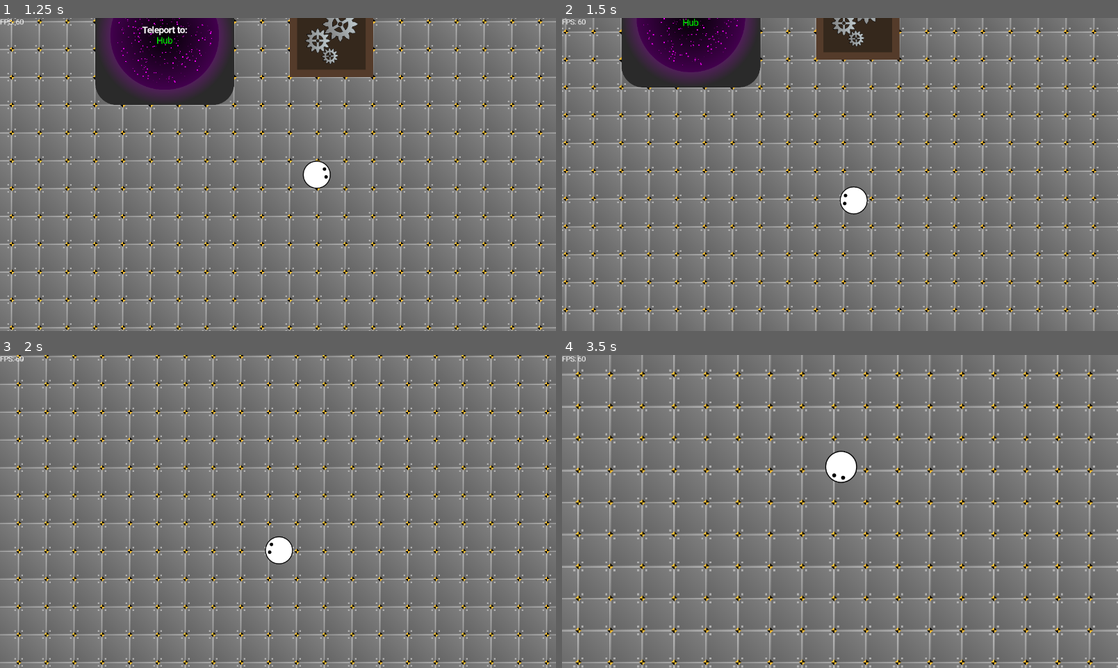
Above: before the commit, frames 1-4 (two rows, left to right).
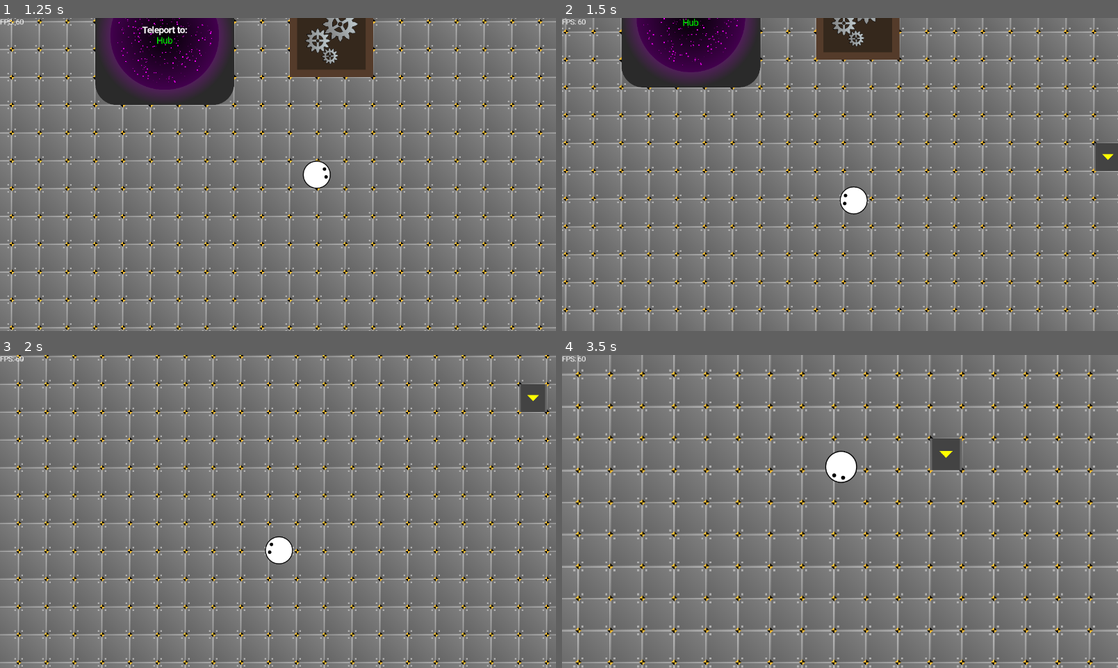
Above: after the commit, the same moments.

Repository: TrueSunGaming/industrial-revolution-2
Game: Godot game, scene res://scenes/main/main.tscn
The game is run twice, just before and just after one commit, with the same random seed, the same clock (stepped at 60 frames per second) and the same inputs.
Inputs (mouse positions are in pixels of both pictures, inside the frame that each line leads up to):
- Up to frame 1 (1.25 s): move the mouse to (400, 158) at 0.52 s; hold D (right) from 0.53 s (still down); hold Right mouse button (destroy) from 0.53 s (still down); click (400, 158) at 0.67 s
- Up to frame 2 (1.5 s): move the mouse to (728, 190) at 1.27 s; release D (right) at 1.28 s; release Right mouse button (destroy) at 1.28 s; hold S (down) from 1.28 s (still down); click (728, 190) at 1.35 s
- Up to frame 3 (2 s): keep holding S (down)
- Up to frame 4 (3.5 s): move the mouse to (895, 442) at 2.02 s; release S (down) at 2.03 s; hold D (right) 2.03-2.78 s; tap Q (pipette) at 2.1 s; move the mouse to (812, 574) at 2.77 s; hold W (up) from 2.78 s (still down); tap Mouse wheel up (zoomin) at 2.85 s; click (812, 574) at 2.92 s

Frame 1 is identical in both runs. In frame 2, 0.4% of the frame differs, in the area x 95-100%, y 40-49%; in frame 3, 0.4%; in frame 4, 0.6%, in the area x 66-72%, y 26-37%.

Commit message:
add belts

Diff:
--- a/global/autoload/refs.gd
+++ b/global/autoload/refs.gd
@@ -14,12 +14,14 @@
 	# TileEntityData
 	preload("res://scenes/factory/tile_sys/tiles/portal.tres"),
 	preload("res://scenes/factory/tile_sys/tiles/assembler_1.tres"),
+	preload("res://scenes/factory/tile_sys/tiles/belt/belt.tres"),
 
 	# MachineData
 	preload("res://scenes/factory/tile_sys/tiles/assembler_1-machine.tres"),
 
 	# Item
 	preload("res://global/inventory_sys/items/assembler_1.tres"),
+	preload("res://global/inventory_sys/items/belt.tres"),
 
 	# Recipe
 	preload("res://global/inventory_sys/recipes/test.tres")
--- a/global/inventory_sys/items/assembler_1.tres
+++ b/global/inventory_sys/items/assembler_1.tres
@@ -1,13 +1,14 @@
 [gd_resource type="Resource" script_class="Item" load_steps=3 format=3 uid="uid://rf1yyrirl5y2"]
 
 [ext_resource type="Script" path="res://global/inventory_sys/Item.gd" id="1_w5bww"]
-[ext_resource type="Texture2D" uid="uid://bvgfdaaefu4yl" path="res://global/textures/assembler_item.svg" id="2_c0q0g"]
+[ext_resource type="Texture2D" uid="uid://bvgfdaaefu4yl" path="res://global/inventory_sys/items/assembler_1_item.svg" id="2_2052b"]
 
 [resource]
 script = ExtResource("1_w5bww")
 name = "Assembling Machine I"
+description = "TBA"
 id = "assembler_1"
-texture = ExtResource("2_c0q0g")
-description = "TBA"
+texture = ExtResource("2_2052b")
 type = 0
 tags = Array[String](["placeable", "machine", "assembler", "tier1"])
+fuel_value = 0.0
--- /dev/null
+++ b/global/inventory_sys/items/belt.tres
@@ -0,0 +1,14 @@
+[gd_resource type="Resource" script_class="Item" load_steps=3 format=3 uid="uid://cmd350u0t41t7"]
+
+[ext_resource type="Script" path="res://global/inventory_sys/Item.gd" id="1_jmjpn"]
+[ext_resource type="Texture2D" uid="uid://ub8pkfhagyam" path="res://global/inventory_sys/items/belt_item.svg" id="2_fik47"]
+
+[resource]
+script = ExtResource("1_jmjpn")
+name = "Transport Belt I"
+description = "moves stuff"
+id = "belt_1"
+texture = ExtResource("2_fik47")
+type = 0
+tags = Array[String](["placeable", "tier1", "belt"])
+fuel_value = 0.0
--- /dev/null
+++ b/global/inventory_sys/items/belt_item.svg
@@ -0,0 +1,75 @@
+<?xml version="1.0" encoding="UTF-8" standalone="no"?>
+<!-- Created with Inkscape (http://www.inkscape.org/) -->
+
+<svg
+   width="32"
+   height="32"
+   viewBox="0 0 8.4666665 8.4666665"
+   version="1.1"
+   id="svg1"
+   inkscape:version="1.3.2 (091e20e, 2023-11-25, custom)"
+   sodipodi:docname="belt_item.svg"
+   xmlns:inkscape="http://www.inkscape.org/namespaces/inkscape"
+   xmlns:sodipodi="http://sodipodi.sourceforge.net/DTD/sodipodi-0.dtd"
+   xmlns="http://www.w3.org/2000/svg"
+   xmlns:svg="http://www.w3.org/2000/svg">
+  <sodipodi:namedview
+     id="namedview1"
+     pagecolor="#505050"
+     bordercolor="#ffffff"
+     borderopacity="1"
+     inkscape:showpageshadow="0"
+     inkscape:pageopacity="0"
+     inkscape:pagecheckerboard="1"
+     inkscape:deskcolor="#505050"
+     inkscape:document-units="px"
+     inkscape:zoom="2.8044052"
+     inkscape:cx="12.836947"
+     inkscape:cy="-10.519165"
+     inkscape:window-width="1920"
+     inkscape:window-height="1001"
+     inkscape:window-x="2391"
+     inkscape:window-y="-9"
+     inkscape:window-maximized="1"
+     inkscape:current-layer="layer1" />
+  <defs
+     id="defs1" />
+  <g
+     inkscape:label="Layer 1"
+     inkscape:groupmode="layer"
+     id="layer1">
+    <rect
+       style="fill:#666666;fill-opacity:1;stroke-width:0.0432351"
+       id="rect1"
+       width="8.4666662"
+       height="8.4666662"
+       x="0"
+       y="-8.4666662"
+       transform="rotate(90)" />
+    <rect
+       style="fill:#434343;fill-opacity:1;stroke-width:0.0404428"
+       id="rect2"
+       width="7.4083338"
+       height="8.4666662"
+       x="0.52916664"
+       y="-8.4666662"
+       transform="rotate(90)" />
+    <path
+       sodipodi:type="star"
+       style="fill:#ffff00;fill-opacity:1;stroke-width:0.264583"
+       id="path3"
+       inkscape:flatsided="true"
+       sodipodi:sides="3"
+       sodipodi:cx="20.756035"
+       sodipodi:cy="22.642946"
+       sodipodi:r1="15.492515"
+       sodipodi:r2="7.7462578"
+       sodipodi:arg1="0.52359878"
+       sodipodi:arg2="1.5707963"
+       inkscape:rounded="0"
+       inkscape:randomized="0"
+       d="M 34.172946,30.389204 7.3391236,30.389203 20.756035,7.1504316 Z"
+       transform="matrix(0,0.13229167,-0.07858341,0,5.7083297,1.4874829)"
+       inkscape:transform-center-x="-0.30436379" />
+  </g>
+</svg>
--- a/global/inventory_sys/recipes/test.tres
+++ b/global/inventory_sys/recipes/test.tres
@@ -6,13 +6,18 @@
 [sub_resource type="Resource" id="Resource_4wk2e"]
 script = ExtResource("1_x2dn7")
 item_id = "assembler_1"
-count = 1
+count = 10
+
+[sub_resource type="Resource" id="Resource_ug73r"]
+script = ExtResource("1_x2dn7")
+item_id = "belt_1"
+count = 10
 
 [resource]
 script = ExtResource("1_hd0ma")
 id = "test"
 ingredients = Array[Resource("res://global/inventory_sys/RecipeIngredient.gd")]([])
-result = Array[ExtResource("1_x2dn7")]([SubResource("Resource_4wk2e")])
+result = Array[ExtResource("1_x2dn7")]([SubResource("Resource_4wk2e"), SubResource("Resource_ug73r")])
 tags = Array[String]([])
 craft_time = 60
 name_override = "Test Recipe"
--- a/scenes/factory/Factory.tscn
+++ b/scenes/factory/Factory.tscn
@@ -8,6 +8,7 @@
 [ext_resource type="Script" path="res://scenes/factory/tile_sys/PortalInstance.gd" id="6_tmnh7"]
 [ext_resource type="Script" path="res://scenes/factory/tile_sys/TileWorld.gd" id="7_d3m5u"]
 [ext_resource type="Script" path="res://scenes/factory/tile_sys/MachineInstance.gd" id="7_dmbtu"]
+[ext_resource type="Script" path="res://scenes/factory/tile_sys/TileEntityInstance.gd" id="9_hnu3i"]
 
 [sub_resource type="Resource" id="Resource_21rki"]
 script = ExtResource("6_tmnh7")
@@ -24,10 +25,16 @@
 position = Vector2(5, -1)
 rotation = 0.0
 
+[sub_resource type="Resource" id="Resource_refq6"]
+script = ExtResource("9_hnu3i")
+data_id = "belt_1"
+position = Vector2(5, 5)
+rotation = 90.0
+
 [sub_resource type="Resource" id="Resource_8a7mi"]
 script = ExtResource("7_d3m5u")
 tile_size = Vector2(64, 64)
-tiles = Array[Resource("res://scenes/factory/tile_sys/TileEntityInstance.gd")]([SubResource("Resource_21rki"), SubResource("Resource_x7dio")])
+tiles = Array[ExtResource("9_hnu3i")]([SubResource("Resource_21rki"), SubResource("Resource_x7dio"), SubResource("Resource_refq6")])
 
 [node name="Factory" type="Node2D"]
 script = ExtResource("1_x1roo")
--- a/scenes/factory/tile_sys/TileEntityInstance.gd
+++ b/scenes/factory/tile_sys/TileEntityInstance.gd
@@ -27,10 +27,12 @@
 	get:
 		return global.sub_deg(rotation, tile_data.rotation_step)
 
-var node_ref: Node2D:
+var node_ref: TileEntityNode:
 	set(val):
 		if val == node_ref: return
 		node_ref = val
+
+		if val: val.instance = self
 
 		on_node_ref_change()
 
@@ -79,6 +81,22 @@
 			rect.size * world.tile_size
 		)
 
+var forward_tile: TileEntityInstance:
+	get:
+		return get_tile_from_angle(rotation)
+
+var backward_tile: TileEntityInstance:
+	get:
+		return get_tile_from_angle(rotation + 180)
+
+var left_tile: TileEntityInstance:
+	get:
+		return get_tile_from_angle(rotation - 90)
+
+var right_tile: TileEntityInstance:
+	get:
+		return get_tile_from_angle(rotation + 90)
+
 func _init() -> void:
 	id = next_id
 	next_id += 1
@@ -121,6 +139,23 @@
 	node_ref.queue_free()
 	node_ref = null
 
+func get_tile_from_offset(offset: Vector2) -> TileEntityInstance:
+	if not world: return null
+
+	return world.tile_at(position + offset)
+
+func get_tile_from_angle(deg: float) -> TileEntityInstance:
+	var rad := deg_to_rad(deg)
+	var abs_sin: float = abs(sin(rad))
+	var abs_cos: float = abs(cos(rad))
+
+	var rect := tile_data.placement_size
+
+	# https://stackoverflow.com/questions/1343346/calculate-a-vector-from-the-center-of-a-square-to-edge-based-on-radius/1343531#1343531
+	var magnitude := rect.x / (2 * abs_cos) if rect.x * abs_sin <= rect.y * abs_cos else rect.y / (2 * abs_sin)
+
+	return get_tile_from_offset(Vector2(magnitude, 0).rotated(rad))
+
 # template for inherited classes
 func on_tick(_delta: float) -> void:
 	pass
--- a/scenes/factory/tile_sys/TileEntityInstanceFactory.gd
+++ b/scenes/factory/tile_sys/TileEntityInstanceFactory.gd
@@ -3,6 +3,7 @@
 func _init() -> void:
 	register("portal", PortalInstance)
 	register("assembler_1", MachineInstance)
+	register("belt_1", TileEntityInstance)
 
 func generate(key: String) -> TileEntityInstance:
 	var instance: TileEntityInstance = super.generate(key).new()
--- /dev/null
+++ b/scenes/factory/tile_sys/TileEntityNode.gd
@@ -0,0 +1,11 @@
+class_name TileEntityNode extends Node2D
+
+var instance: TileEntityInstance:
+	set(val):
+		if val == instance: return
+		instance = val
+
+		if val: on_instance_ready()
+
+func on_instance_ready() -> void:
+	pass
--- a/scenes/factory/tile_sys/tiles/Assembler1.tscn
+++ b/scenes/factory/tile_sys/tiles/Assembler1.tscn
@@ -1,15 +1,17 @@
-[gd_scene load_steps=3 format=3 uid="uid://bpyj0xe16iukk"]
+[gd_scene load_steps=4 format=3 uid="uid://bpyj0xe16iukk"]
 
-[ext_resource type="Texture2D" uid="uid://dpusqbm1k14qx" path="res://global/textures/assembler.svg" id="1_dltsi"]
+[ext_resource type="Script" path="res://scenes/factory/tile_sys/TileEntityNode.gd" id="1_5s8lp"]
+[ext_resource type="Texture2D" uid="uid://dpusqbm1k14qx" path="res://scenes/factory/tile_sys/tiles/assembler_1.svg" id="2_jtp0h"]
 
 [sub_resource type="RectangleShape2D" id="RectangleShape2D_jnqyn"]
 size = Vector2(192, 192)
 
 [node name="Assembler1" type="Node2D"]
+script = ExtResource("1_5s8lp")
 
 [node name="Sprite2D" type="Sprite2D" parent="."]
 scale = Vector2(0.5, 0.5)
-texture = ExtResource("1_dltsi")
+texture = ExtResource("2_jtp0h")
 centered = false
 
 [node name="StaticBody2D" type="StaticBody2D" parent="."]
--- a/scenes/factory/tile_sys/tiles/PortalEntity.tscn
+++ b/scenes/factory/tile_sys/tiles/PortalEntity.tscn
@@ -1,9 +1,11 @@
-[gd_scene load_steps=3 format=3 uid="uid://dx3c0pnmu1n7i"]
+[gd_scene load_steps=4 format=3 uid="uid://dx3c0pnmu1n7i"]
 
+[ext_resource type="Script" path="res://scenes/factory/tile_sys/TileEntityNode.gd" id="1_04mcg"]
 [ext_resource type="PackedScene" uid="uid://c8t085th8fss0" path="res://scenes/portal/portal.tscn" id="1_xb3fe"]
 [ext_resource type="PackedScene" uid="uid://cad7nbn12k0bi" path="res://scenes/world/hub/hub.tscn" id="2_400h7"]
 
 [node name="PortalEntity" type="Node2D"]
+script = ExtResource("1_04mcg")
 
 [node name="Portal" parent="." instance=ExtResource("1_xb3fe")]
 input_pickable = false
--- /dev/null
+++ b/scenes/factory/tile_sys/tiles/belt/Belt.gd
@@ -0,0 +1,51 @@
+class_name Belt extends TileEntityNode
+
+enum TurnType {
+	UNSET,
+	STRAIGHT,
+	CW,
+	CCW
+}
+
+const scenes := {
+	TurnType.UNSET: null,
+	TurnType.STRAIGHT: preload("res://scenes/factory/tile_sys/tiles/belt/BeltStraight.tscn"),
+	TurnType.CW: preload("res://scenes/factory/tile_sys/tiles/belt/BeltTurnCW.tscn"),
+	TurnType.CCW: preload("res://scenes/factory/tile_sys/tiles/belt/BeltTurnCCW.tscn")
+}
+
+@export var turn_type: TurnType:
+	set(val):
+		if val == turn_type: return
+		turn_type = val
+
+		update_data_node()
+
+var scene: PackedScene:
+	get:
+		return scenes[turn_type]
+
+func update_data_node() -> void:
+	if has_node("BeltData"): $BeltData.queue_free()
+
+	if not scene: return
+
+	add_child(scene.instantiate())
+
+func on_instance_ready() -> void:
+	instance.world_tick.connect(update_turn_type)
+
+func update_turn_type(_delta: float) -> void:
+	if not instance:
+		turn_type = TurnType.UNSET
+		return
+
+	var incoming_back: bool = instance.backward_tile and instance.backward_tile.rotation == instance.rotation
+	var incoming_left: bool = instance.left_tile and instance.left_tile.rotation == instance.rotation + 90
+	var incoming_right: bool = instance.right_tile and instance.right_tile.rotation == instance.rotation - 90
+
+	if incoming_back or (incoming_left == incoming_right):
+		turn_type = TurnType.STRAIGHT
+		return
+
+	turn_type = TurnType.CCW if incoming_left else TurnType.CW
--- a/scenes/factory/tile_sys/tiles/belt/Belt.tscn
+++ b/scenes/factory/tile_sys/tiles/belt/Belt.tscn
@@ -1,3 +1,6 @@
-[gd_scene format=3 uid="uid://bn8tvtrm1ctm"]
+[gd_scene load_steps=2 format=3 uid="uid://bn8tvtrm1ctm"]
+
+[ext_resource type="Script" path="res://scenes/factory/tile_sys/tiles/belt/Belt.gd" id="1_w7yt1"]
 
 [node name="Belt" type="Node2D"]
+script = ExtResource("1_w7yt1")
--- a/scenes/factory/tile_sys/tiles/belt/BeltStraight.tscn
+++ b/scenes/factory/tile_sys/tiles/belt/BeltStraight.tscn
@@ -1,6 +1,6 @@
 [gd_scene load_steps=4 format=3 uid="uid://ihwc63r8puvr"]
 
-[ext_resource type="Texture2D" uid="uid://d2dmmimfm3pkq" path="res://global/textures/belt_straight.svg" id="1_u6f4v"]
+[ext_resource type="Texture2D" uid="uid://d2dmmimfm3pkq" path="res://scenes/factory/tile_sys/tiles/belt/belt_straight.svg" id="1_g2irj"]
 
 [sub_resource type="Curve2D" id="Curve2D_ryryu"]
 _data = {
@@ -18,7 +18,7 @@
 
 [node name="Sprite2D" type="Sprite2D" parent="."]
 scale = Vector2(0.5, 0.5)
-texture = ExtResource("1_u6f4v")
+texture = ExtResource("1_g2irj")
 centered = false
 
 [node name="PathLeft" type="Path2D" parent="."]
--- a/scenes/factory/tile_sys/tiles/belt/BeltTurnCCW.tscn
+++ b/scenes/factory/tile_sys/tiles/belt/BeltTurnCCW.tscn
@@ -1,6 +1,6 @@
 [gd_scene load_steps=4 format=3 uid="uid://dos6fgwg3errt"]
 
-[ext_resource type="Texture2D" uid="uid://gvlco7fjiqkh" path="res://global/textures/belt_turn_ccw.svg" id="1_qmoi8"]
+[ext_resource type="Texture2D" uid="uid://gvlco7fjiqkh" path="res://scenes/factory/tile_sys/tiles/belt/belt_turn_ccw.svg" id="1_nq25b"]
 
 [sub_resource type="Curve2D" id="Curve2D_ryryu"]
 _data = {
@@ -18,7 +18,7 @@
 
 [node name="Sprite2D" type="Sprite2D" parent="."]
 scale = Vector2(0.5, 0.5)
-texture = ExtResource("1_qmoi8")
+texture = ExtResource("1_nq25b")
 centered = false
 
 [node name="PathLeft" type="Path2D" parent="."]
--- a/scenes/factory/tile_sys/tiles/belt/BeltTurnCW.tscn
+++ b/scenes/factory/tile_sys/tiles/belt/BeltTurnCW.tscn
@@ -1,6 +1,6 @@
 [gd_scene load_steps=4 format=3 uid="uid://kb56t8xot1q5"]
 
-[ext_resource type="Texture2D" uid="uid://b2khhtnvxyd7g" path="res://global/textures/belt_turn_cw.svg" id="1_qbnf5"]
+[ext_resource type="Texture2D" uid="uid://b2khhtnvxyd7g" path="res://scenes/factory/tile_sys/tiles/belt/belt_turn_cw.svg" id="1_ss33t"]
 
 [sub_resource type="Curve2D" id="Curve2D_ryryu"]
 _data = {
@@ -18,7 +18,7 @@
 
 [node name="Sprite2D" type="Sprite2D" parent="."]
 scale = Vector2(0.5, 0.5)
-texture = ExtResource("1_qbnf5")
+texture = ExtResource("1_ss33t")
 centered = false
 
 [node name="PathLeft" type="Path2D" parent="."]
--- /dev/null
+++ b/scenes/factory/tile_sys/tiles/belt/belt.tres
@@ -0,0 +1,16 @@
+[gd_resource type="Resource" script_class="TileEntityData" load_steps=3 format=3 uid="uid://r5vp7hp4bmdi"]
+
+[ext_resource type="PackedScene" uid="uid://bn8tvtrm1ctm" path="res://scenes/factory/tile_sys/tiles/belt/Belt.tscn" id="1_qc2u7"]
+[ext_resource type="Script" path="res://scenes/factory/tile_sys/TileEntityData.gd" id="1_qxjik"]
+
+[resource]
+script = ExtResource("1_qxjik")
+id = "belt_1"
+name = "Transport Belt I"
+description = "moves stuff"
+placement_size = Vector2(1, 1)
+rotation_step = 90.0
+scene = ExtResource("1_qc2u7")
+tags = Array[String]([])
+item_id = "belt_1"
+break_time = 15.0
Renamed: global/textures/assembler_item.svg -> global/inventory_sys/items/assembler_1_item.svg
Not shown, changed: global/inventory_sys/items/assembler_1_item.svg.import
Not shown, added: global/inventory_sys/items/belt_item.svg.import
Not shown: 1 places in global/inventory_sys/recipes/test.tres that only renumber resources
Not shown: 1 places in scenes/factory/Factory.tscn that only renumber resources
Renamed: global/textures/assembler.svg -> scenes/factory/tile_sys/tiles/assembler_1.svg
Not shown, changed: scenes/factory/tile_sys/tiles/assembler_1.svg.import
Renamed: global/textures/belt_straight.svg -> scenes/factory/tile_sys/tiles/belt/belt_straight.svg
Not shown, changed: scenes/factory/tile_sys/tiles/belt/belt_straight.svg.import
Renamed: global/textures/belt_turn_ccw.svg -> scenes/factory/tile_sys/tiles/belt/belt_turn_ccw.svg
Not shown, changed: scenes/factory/tile_sys/tiles/belt/belt_turn_ccw.svg.import
Renamed: global/textures/belt_turn_cw.svg -> scenes/factory/tile_sys/tiles/belt/belt_turn_cw.svg
(and 1 more such lines)
